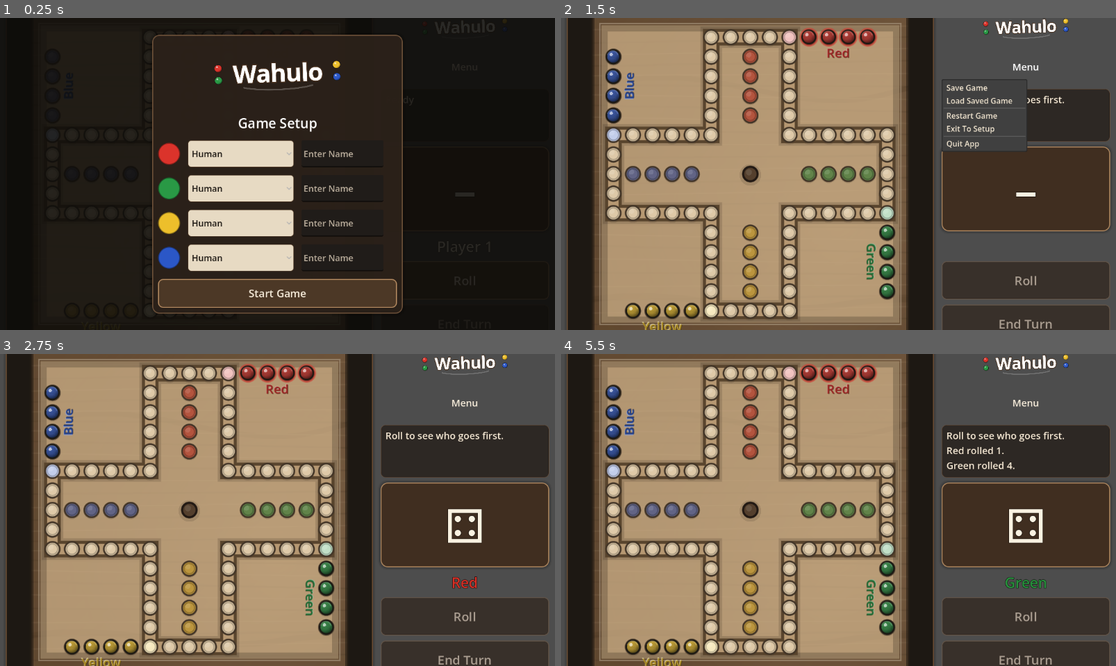
Above: before the commit, frames 1-4 (two rows, left to right).
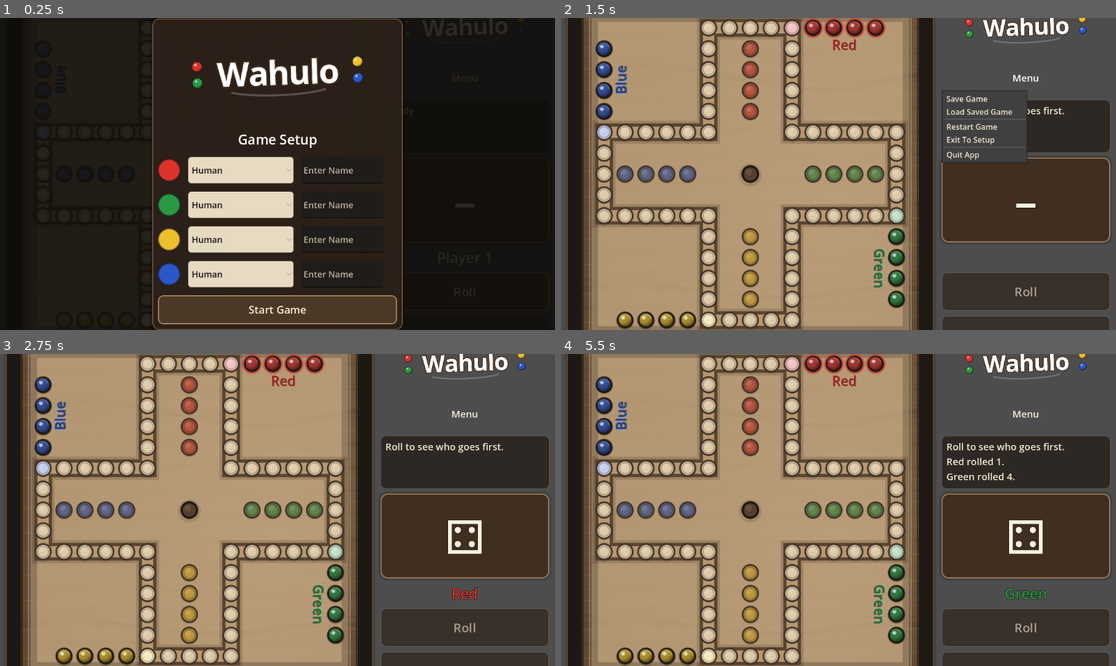
Above: after the commit, the same moments.

Repository: ItsTheMcCoy/wahoo-app
Game: Godot game, scene res://scenes/Main.tscn
Same seed, same stepped clock (60 frames per second), same inputs: the game is played once before the commit and once after it.
Inputs (mouse positions are in pixels of both pictures, inside the frame that each line leads up to):
- Up to frame 1 (0.25 s): no input
- Up to frame 2 (1.5 s): click "Start Game" at 0.5 s; click "Menu" at 1.25 s
- Up to frame 3 (2.75 s): click "Roll" at 2 s
- Up to frame 4 (5.5 s): move the mouse to (749, 510) at 2.77 s; click (749, 510) at 2.92 s; tap Enter at 3.5 s; move the mouse to (727, 525) at 3.52 s; click (727, 525) at 3.67 s; click "Roll" at 4.25 s; tap Space at 5 s; move the mouse to (894, 441) at 5.02 s; click (894, 441) at 5.17 s

The runs differ from the first frame. In frame 1, 15% of the frame differs, in the area x 27-92%, y 0-100%; in frame 2, 35%; in frame 3, 36%; in frame 4, 36%, in the area x 3-99%, y 0-100%.

Commit message:
Resize wordmark across loading and UI

Diff:
--- a/godot/assets/textures/wahulo_wordmark.svg
+++ b/godot/assets/textures/wahulo_wordmark.svg
@@ -1,4 +1,4 @@
-<svg xmlns="http://www.w3.org/2000/svg" width="1400" height="520" viewBox="0 0 1400 520">
+<svg xmlns="http://www.w3.org/2000/svg" width="2100" height="780" viewBox="0 0 1400 520">
   <defs>
     <radialGradient id="marbleRed" cx="35%" cy="28%" r="72%">
       <stop offset="0%" stop-color="#ffffff" stop-opacity=".75"/>
--- a/godot/build/web/wahulo_wordmark.svg
+++ b/godot/build/web/wahulo_wordmark.svg
@@ -1,4 +1,4 @@
-<svg xmlns="http://www.w3.org/2000/svg" width="1400" height="520" viewBox="0 0 1400 520">
+<svg xmlns="http://www.w3.org/2000/svg" width="2100" height="780" viewBox="0 0 1400 520">
   <defs>
     <radialGradient id="marbleRed" cx="35%" cy="28%" r="72%">
       <stop offset="0%" stop-color="#ffffff" stop-opacity=".75"/>
--- a/godot/scenes/Main.tscn
+++ b/godot/scenes/Main.tscn
@@ -44,7 +44,7 @@
 
 [node name="GameTitle" type="TextureRect" parent="Root/SidePanel"]
 layout_mode = 2
-custom_minimum_size = Vector2(0, 92)
+custom_minimum_size = Vector2(0, 138)
 texture = ExtResource("3_0dv5w")
 expand_mode = 1
 stretch_mode = 5
@@ -131,7 +131,7 @@
 
 [node name="BrandTitle" type="TextureRect" parent="WinOverlay/WinPanel/WinContent"]
 layout_mode = 2
-custom_minimum_size = Vector2(0, 108)
+custom_minimum_size = Vector2(0, 162)
 texture = ExtResource("3_0dv5w")
 expand_mode = 1
 stretch_mode = 5
@@ -184,7 +184,7 @@
 
 [node name="BrandTitle" type="TextureRect" parent="SetupOverlay/SetupPanel/SetupContent"]
 layout_mode = 2
-custom_minimum_size = Vector2(0, 136)
+custom_minimum_size = Vector2(0, 204)
 texture = ExtResource("3_0dv5w")
 expand_mode = 1
 stretch_mode = 5
Not shown, changed: godot/build/web/index.html
Not shown, changed: godot/build/web/index.pck
Not shown, changed: godot/custom_html_shell.html
